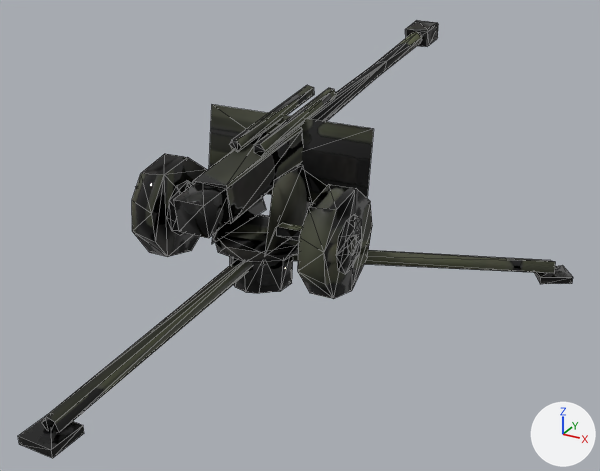
The glTF model public/models/artillery_lod1.glb: old version first, new version second.
One viewpoint serves both versions: a camera (50 mm lens) standing at (4.32, -6.98, 4.12) and looking at (0.22, 0.47, 0.39). Arrows for +X, +Y and +Z are at lower right; the lights stay in place. The first picture is the older version. Mesh edges are drawn as thin lines. Where no turn or scale is listed for an object, it has been applied to the vertices. Vertices at exactly the same position are counted once.

In view in the first picture: 'barrel.001', 'trails', 'turret.001'.
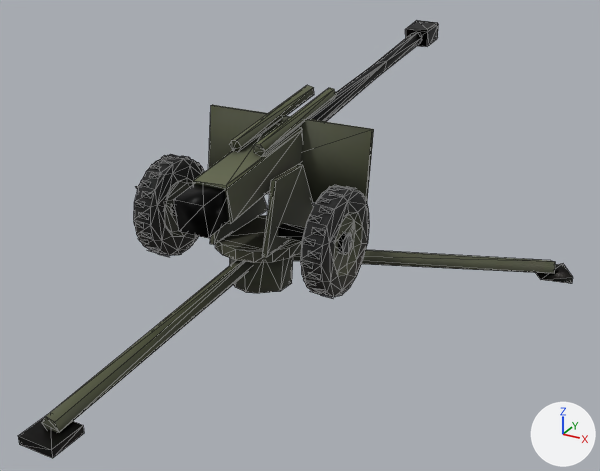
Where the change shows, as pixel boxes [x1, y1, x2, y2] in the pictures (600 x 471 px; the box of a moved part takes in the faces that stretch with it):
'turret.001', reshaped, moved, rescaled
    before: [132, 105, 374, 299]
    after: [134, 105, 374, 298]
part 1 of me_trails, moved or reshaped
    before: [534, 265, 573, 284]
    after: [535, 263, 573, 284]
part 2 of me_trails, surface changed
    both: [18, 186, 555, 457]
part 3 of me_barrel, moved or reshaped
    both: [229, 140, 241, 152]
part 4 of me_barrel, surface changed
    both: [173, 20, 438, 238]
part 5 of me_turret, added
    after: [215, 215, 302, 263]
part 6 of me_turret, added
    after: [338, 232, 352, 255]
part 7 of me_turret, added
    after: [278, 223, 305, 241]
part 8 of me_turret, rebuilt (8% narrower)
    before: [298, 184, 372, 299]
    after: [301, 187, 369, 297]
part 9 of me_turret, rebuilt (7% narrower)
    before: [132, 154, 207, 257]
    after: [134, 155, 204, 256]
part 10 of me_turret, rebuilt (7% wider)
    before: [212, 197, 266, 244]
    after: [210, 196, 268, 244]
part 11 of me_turret, rebuilt (10% wider)
    before: [265, 164, 312, 256]
    after: [262, 164, 314, 257]
part 12 of me_turret, rebuilt
    both: [209, 105, 374, 203]
part 13 of me_turret, deleted
    before: [167, 181, 362, 274]
part 14 of me_turret, added
    after: [301, 185, 363, 298]
part 15 of me_turret, added
    after: [134, 154, 200, 257]

The change in detail:
me_trails has 71 vertices, 114 faces and spans x -3.01..3.01, y -2.61..2.61, z -0.22..0.22.
me_trails is used by ob_trails; location (0.0, -0.77, 0.22).
me_trails part 1: 3 vertices removed from x 2.71..2.84, y 2.13..2.61, z -0.22..-0.14; 3 vertices added at x 2.71..2.84, y 2.13..2.61, z -0.22..-0.14.
me_trails part 2: 97 kept faces spanning x -3.01..2.81, y -2.61..2.61, z -0.22..0.22 get new texture (UV) coordinates.
me_barrel has 110 vertices, 192 faces and spans x -0.21..0.21, y -2.99..3.0, z -0.65..0.48.
me_barrel is used by ob_barrel_001; location (0.0, 1.74, 1.64).
Verts and faces of me_barrel; kept vertices keep their numbers, new ones are numbered from 110.
Before the commit, vertices of me_barrel: 1 (-0.18, -1.98, -0.01) at pixel (231, 140), 2 (-0.11, -1.98, 0.0) at pixel (236, 140), 43 (-0.07, -1.97, -0.07) at pixel (241, 147), 44 (-0.12, -1.96, -0.14) at pixel (237, 152), 50 (-0.21, -1.97, -0.06) at pixel (229, 144).
Before the commit, vertices of me_barrel: 53 (-0.18, -1.97, -0.13) at pixel (232, 150).
Part 3, on me_barrel:
Faces deleted: (1, 50, 44), (44, 50, 53), (1, 44, 2), (2, 44, 43).
New faces: (1, 53, 2), (1, 50, 53), (2, 53, 43), (43, 53, 44).
me_barrel part 4: 176 kept faces spanning x -0.21..0.21, y -2.99..3.0, z -0.65..0.48 get new texture (UV) coordinates.
me_turret is used by ob_turret_001; parent ob_turret; location (0.0, -0.0644, 0.448); scale (1.2, 1.2, 1.2).
me_turret had 164 vertices, 264 faces and spanned x -1.0..1.0, y -0.57..0.57, z -0.63..0.63.
me_turret now has 588 vertices, 880 faces and spans x -1.0..1.0, y -0.61..0.61, z -0.66..0.66.
me_turret part 5: a new loose piece, a 16-sided cylinder along z spanning x -0.44..0.44, y -0.38..0.49, z -0.44..-0.34, in mat_artillery_baked.
me_turret part 6: a new loose piece, a 10-sided cylinder along x spanning x 0.92..0.981, y -0.218..-0.025, z -0.262..-0.079, in mat_artillery_baked.
me_turret part 7: a new loose piece, a box spanning x 0.307..0.833, y -0.174..-0.069, z -0.214..-0.127, in mat_artillery_baked.
me_turret part 8: the loose piece of 18 vertices spanning x 0.72..0.95, y -0.57..0.35, z -0.63..0.3 is rebuilt with 95 vertices and now spans x 0.75..1.0, y -0.6..0.35, z -0.64..0.3.
me_turret part 9: the loose piece of 18 vertices spanning x -0.95..-0.72, y -0.57..0.35, z -0.63..0.3 is rebuilt with 97 vertices and now spans x -1.0..-0.75, y -0.6..0.35, z -0.64..0.3.
me_turret part 10: the loose piece of 5 vertices spanning x -0.27..-0.23, y -0.36..0.55, z -0.32..0.3 is rebuilt with 8 vertices and now spans x -0.28..-0.24, y -0.38..0.58, z -0.34..0.32.
me_turret part 11: the loose piece of 5 vertices spanning x 0.27..0.31, y -0.36..0.55, z -0.32..0.3 is rebuilt with 8 vertices and now spans x 0.28..0.32, y -0.38..0.58, z -0.34..0.32.
me_turret part 12: the loose piece of 4 vertices spanning x -0.84..0.84, y 0.46..0.57, z -0.12..0.63 is rebuilt with 8 vertices and now spans x -0.87..0.87, y 0.46..0.61, z -0.12..0.66.
me_turret part 13: 10 loose pieces with 106 vertices, spanning x -1.0..1.0, y -0.37..0.47, z -0.42..0.07, are deleted.
me_turret part 14: 124 vertices added at x 0.79..0.96, y -0.61..0.37, z -0.66..0.32.
me_turret part 15: 124 vertices added at x -0.96..-0.79, y -0.61..0.37, z -0.66..0.32.
Other edits to the shape of me_turret do not show in these pictures.
Object 'turret.001' (ob_turret_001) moves from (0.0, -0.0644, 0.448) to (0.0, -0.0615, 0.445).
Object 'turret.001' (ob_turret_001) is rescaled from (1.2, 1.2, 1.2) to (1.14, 1.14, 1.14).
